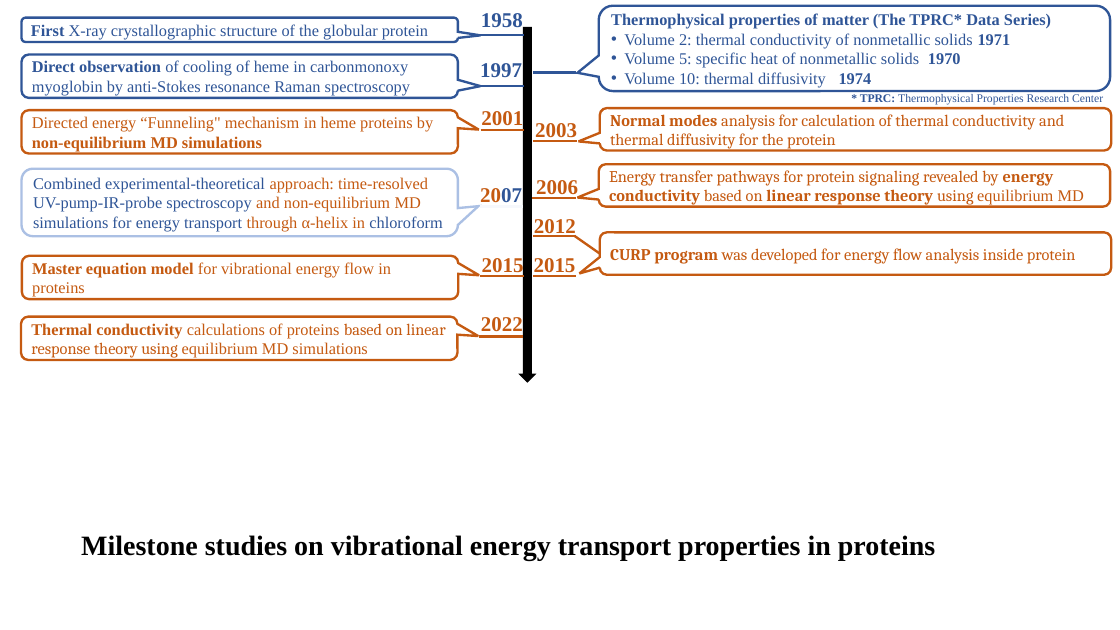
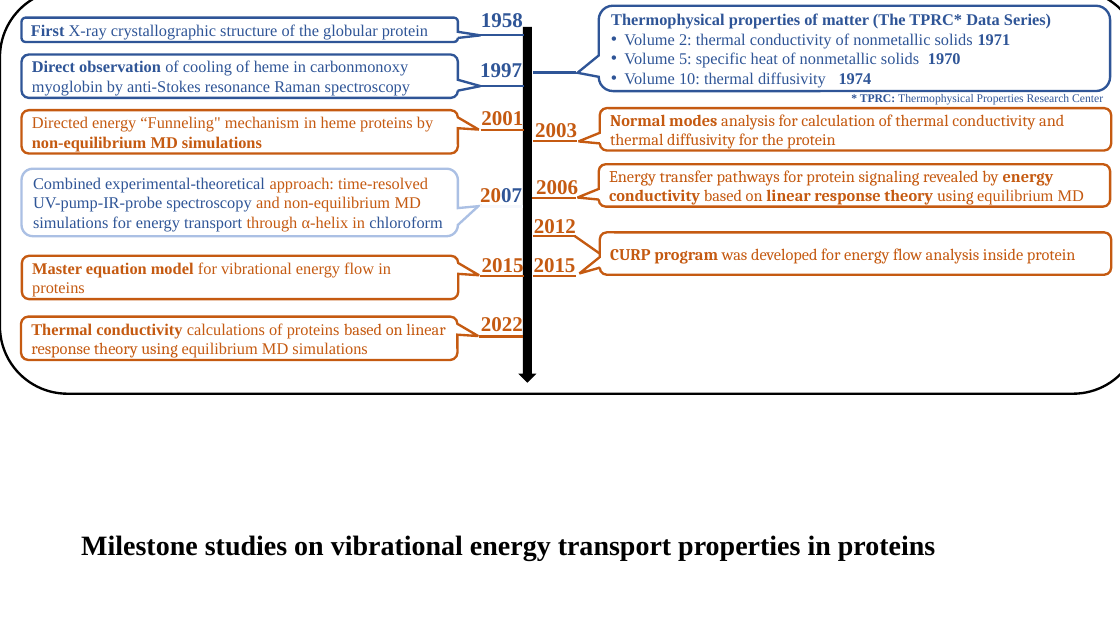
Before and after one commit to zorowangtt/phdthesis, a slide deck: slide 2 of figures/introduction/ppts/summary of methods.pptx. Drawn at 1120x630 pixels with LibreOffice and Linux fonts; fonts in the diff are those of the drawing. Boxes give left, top, right and bottom in pixels: in the first picture for what was removed or moved away, otherwise in the second. Text is boxed around its words. In the diff, an @@ line names an element or a change of style, - is before the commit and + after.

```diff
--- a/figures/introduction/ppts/summary of methods.pptx
+++ b/figures/introduction/ppts/summary of methods.pptx
@@ rounded rectangle added at (x1=0, y1=0, x2=1120, y2=394), outline #000000 2 pt @@
```
Also in this commit, not shown: 6 other files.
